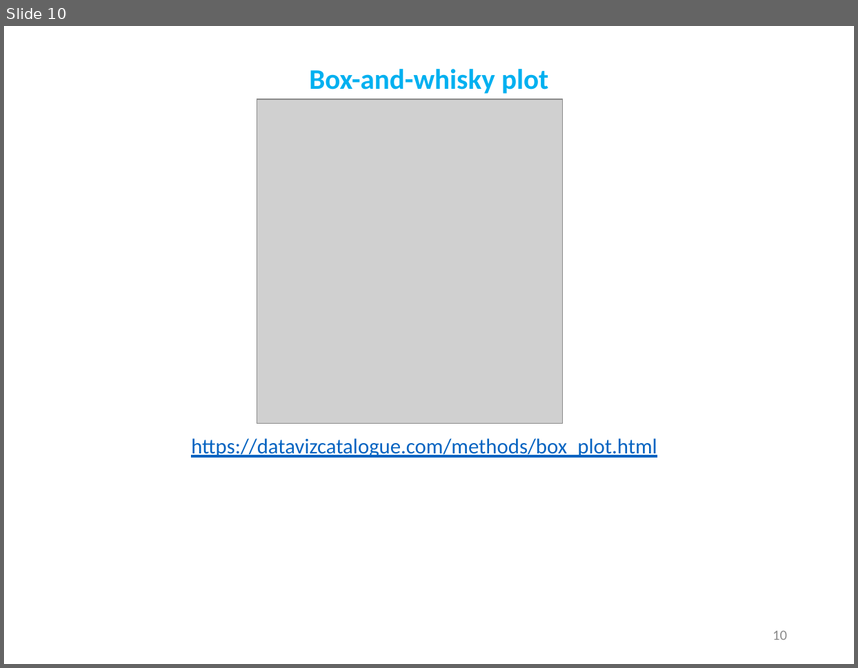
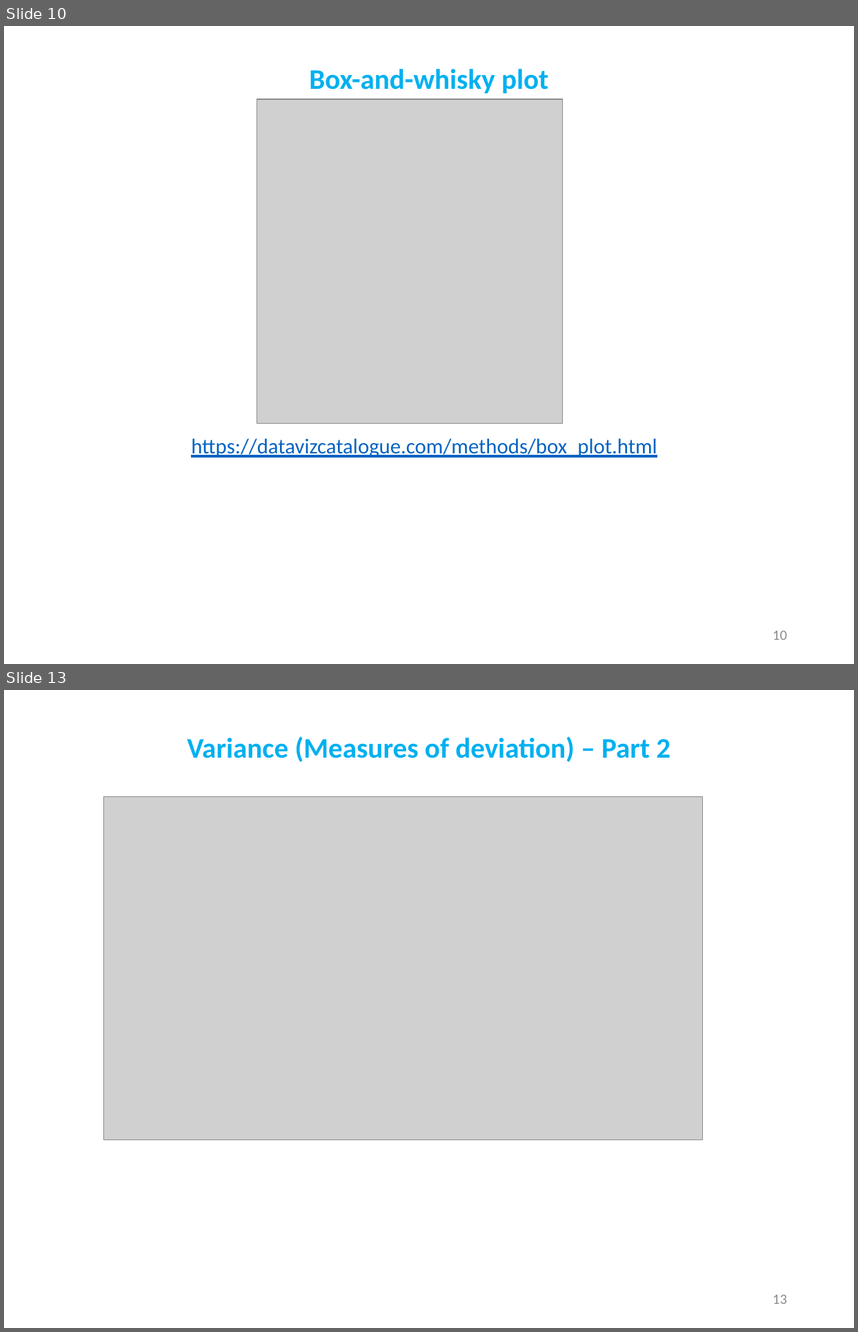
Before and after one commit to demydd/Exploratory-Analysis-, a slide deck: Exploratory_Analysis.pptx. Shown one above the other, each under a label of ours: slide 10 before the commit, slides 10 and 13 after it; the slides between them are not shown. The pictures are 858x668 and 858x1332 pixels, drawn with LibreOffice and Linux fonts; fonts in the diff are those of the drawing; grey boxes stand for pictures. Boxes give left, top, right and bottom in pixels: in the first picture for what was removed or moved away, otherwise in the second. Text is boxed around its words. In the diff, an @@ line names an element or a change of style, - is before the commit and + after.

Commit message:
Grouping and variance are added.

```diff
--- a/Exploratory_Analysis.pptx
+++ b/Exploratory_Analysis.pptx
@@ slide 13 added at (4,690,854,1328), background #FFFFFF @@
@@ title added at (187,736,671,762), 24 pt, text #00B0F0, bold @@
+Variance (Measures of deviation) – Part 2
@@ picture added at (103,796,702,1138) @@
@@ page number added at (773,1294,787,1303), 12 pt, text #8C8C8C @@
+13
```
Also in this commit, not shown: 1 slide changed, 2 other slides added, 3 other files.
